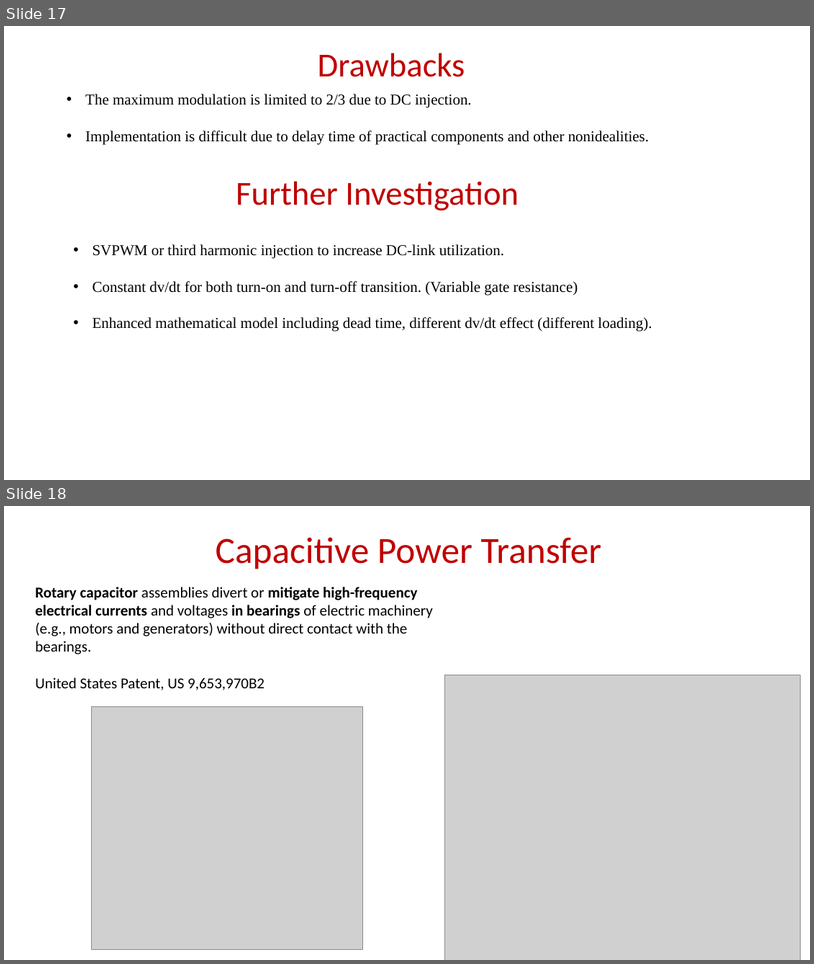
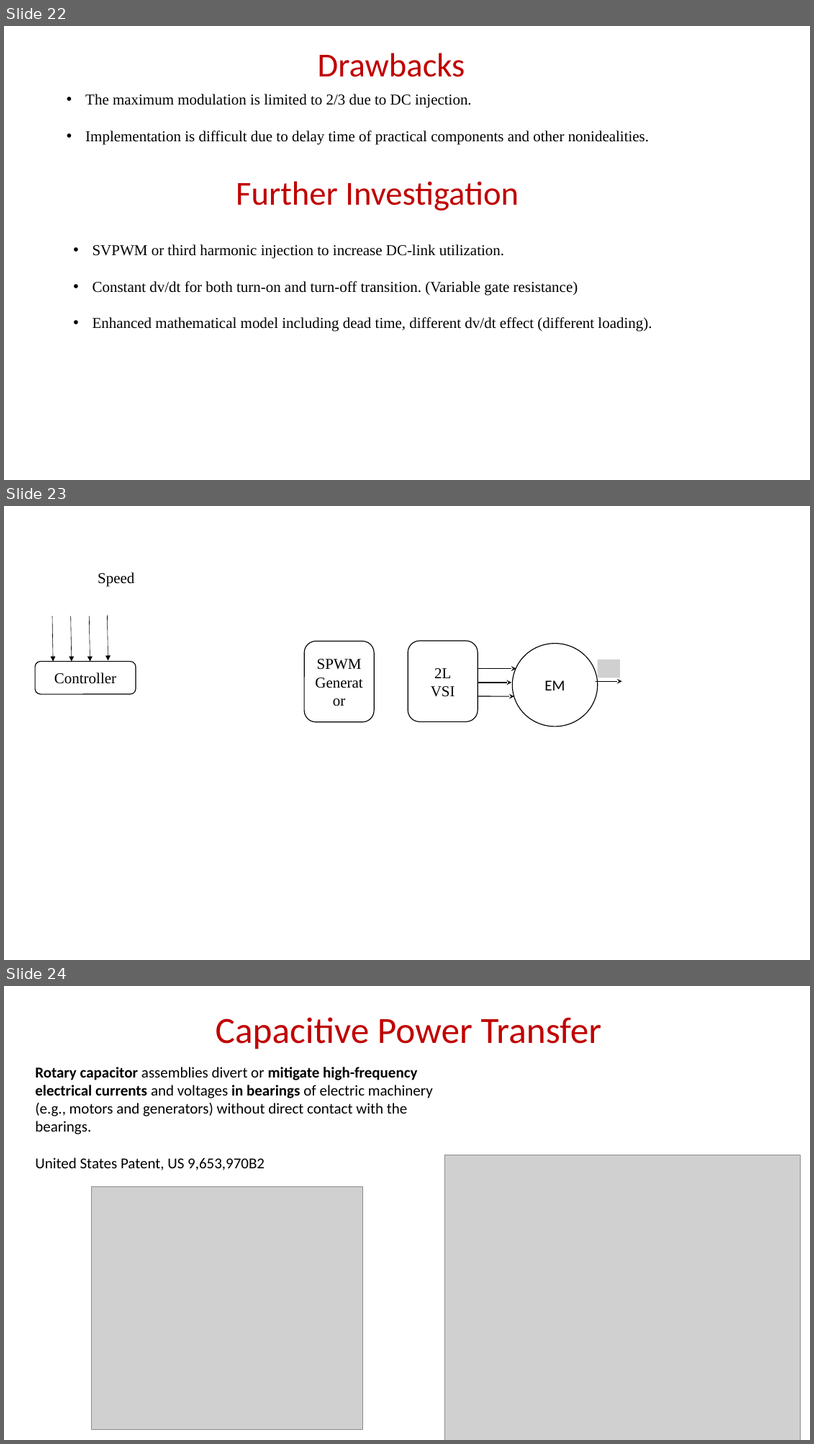
Before and after one commit to EnesAyaz/KTH, a slide deck: Switching Function - Reduced CMV PWM/Access-paper/dvdt.2.pptx. Shown one above the other, each under a label of ours: slides 17 and 18 before the commit, slides 22, 23 and 24 after it. The pictures are 814x964 and 814x1444 pixels, drawn with LibreOffice and Linux fonts; fonts in the diff are those of the drawing; grey boxes stand for pictures. Boxes give left, top, right and bottom in pixels: in the first picture for what was removed or moved away, otherwise in the second. Text is boxed around its words. In the diff, an @@ line names an element or a change of style, - is before the commit and + after.

```diff
--- a/Switching Function - Reduced CMV PWM/Access-paper/dvdt.2.pptx
+++ b/Switching Function - Reduced CMV PWM/Access-paper/dvdt.2.pptx
@@ slide 23 added at (x1=4, y1=506, x2=810, y2=960), background #FFFFFF @@
@@ text added at (x1=98, y1=572, x2=134, y2=587), 18 pt, text #000000 @@
+Speed
@@ arrow added from (52, 616) to (53, 662), #000000 0.5 pt @@
@@ arrow added from (70, 616) to (72, 662), #000000 0.5 pt @@
@@ arrow added from (89, 616) to (90, 662), #000000 0.5 pt @@
@@ arrow added from (108, 615) to (108, 660), #000000 0.5 pt @@
@@ rounded rectangle added at (x1=305, y1=641, x2=374, y2=722), fill #FFFFFF, outline #000000 1 pt, 18 pt, text #000000 @@
+SPWM
+Generator
@@ rounded rectangle added at (x1=408, y1=641, x2=478, y2=722), fill #FFFFFF, outline #000000 1 pt, 18 pt, text #000000 @@
+2L
+VSI
@@ ellipse added at (x1=513, y1=644, x2=598, y2=726), outline #000000 1 pt, 18 pt, text #000000 @@
+EM
@@ rounded rectangle added at (x1=35, y1=662, x2=136, y2=694), fill #FFFFFF, outline #000000 1 pt, 18 pt, text #000000 @@
+Controller
@@ arrow added from (478, 669) to (517, 669), #000000 1 pt @@
@@ picture added at (x1=598, y1=659, x2=620, y2=677) @@
@@ arrow added from (478, 682) to (512, 682), #000000 1 pt @@
@@ arrow added from (478, 696) to (514, 697), #000000 1 pt @@
@@ arrow added from (596, 682) to (622, 682), #000000 1 pt @@
@@ what was slide 17 is now slide 22 @@
@@ what was slide 18 is now slide 24 @@
```
Also in this commit, not shown: 1 slide changed, 5 other slides added, 15 other files.
